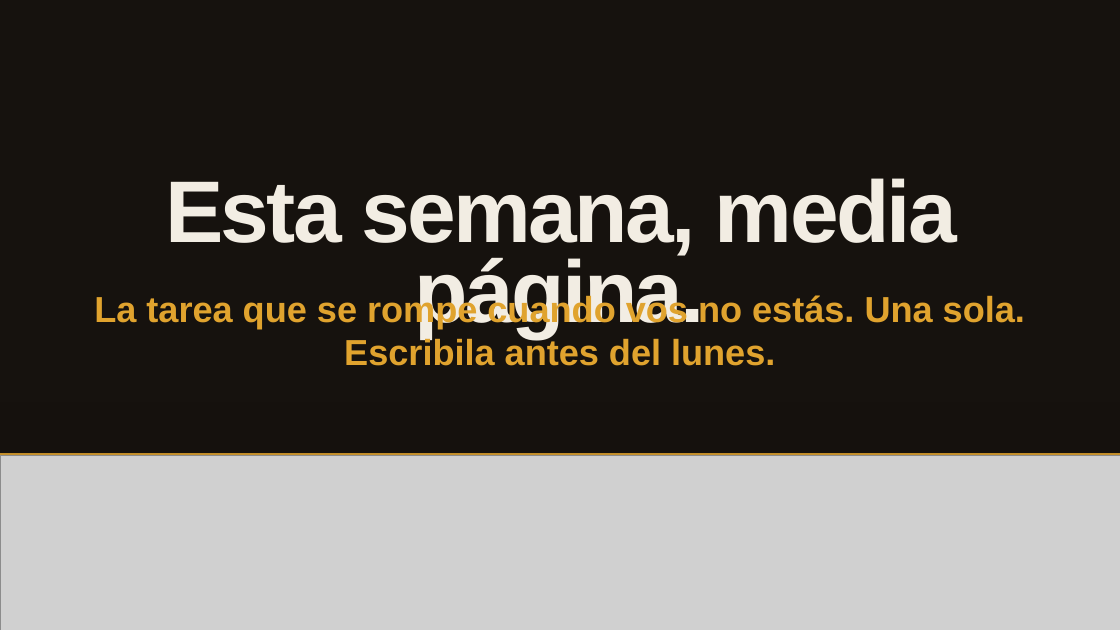
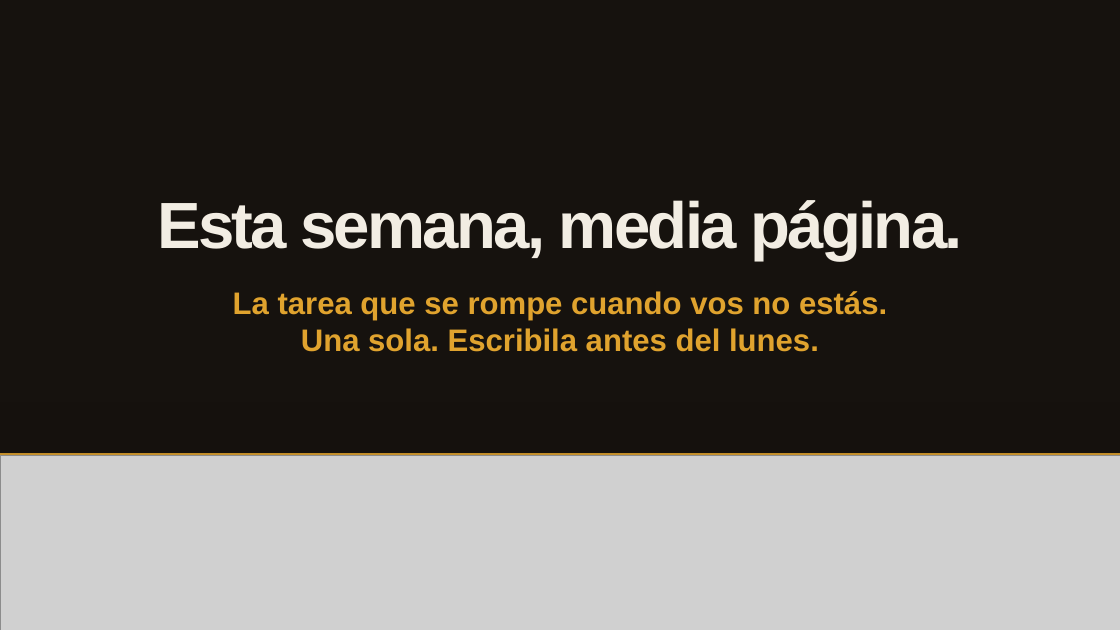
Before and after one commit to ferpreu-ai/49981083, a slide deck: slide 29 of El_punto_ciego_VERSION_17-89.pptx. Drawn at 1120x630 pixels with LibreOffice and Linux fonts; fonts in the diff are those of the drawing; grey boxes stand for pictures. Boxes give left, top, right and bottom in pixels: in the first picture for what was removed or moved away, otherwise in the second. Text is boxed around its words. In the diff, an @@ line names an element or a change of style, - is before the commit and + after.

```diff
--- a/El_punto_ciego_VERSION_17-89.pptx
+++ b/El_punto_ciego_VERSION_17-89.pptx
@@ text "Esta semana, media página.": place and size @@
-text "Esta semana, media página." at <box>165,178,957,339</box>
+text "Esta semana, media página." at <box>157,200,963,260</box>
@@ text "Esta semana, media página." at <box>157,200,963,260</box>: size 112.5 to 84 pt; line spacing 0.77 to 0.87; vertical alignment top to bottom @@
@@ text at <box>233,291,887,352</box>: text changed; size 46.5 to 40 pt @@
-La tarea que se rompe cuando vos no estás. Una sola. Escribila antes del lunes.
+La tarea que se rompe cuando vos no estás.
+Una sola. Escribila antes del lunes.
```
Also in this commit, not shown: 1 other slide changed.
